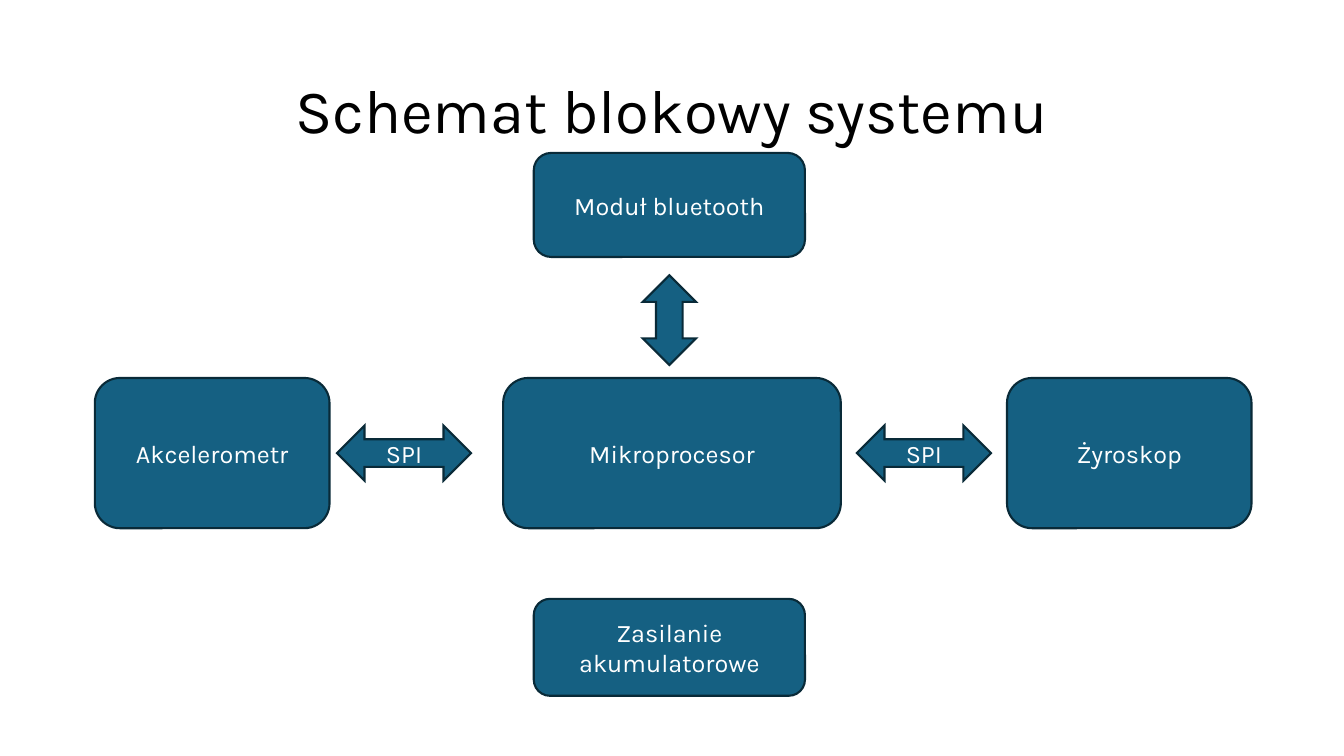
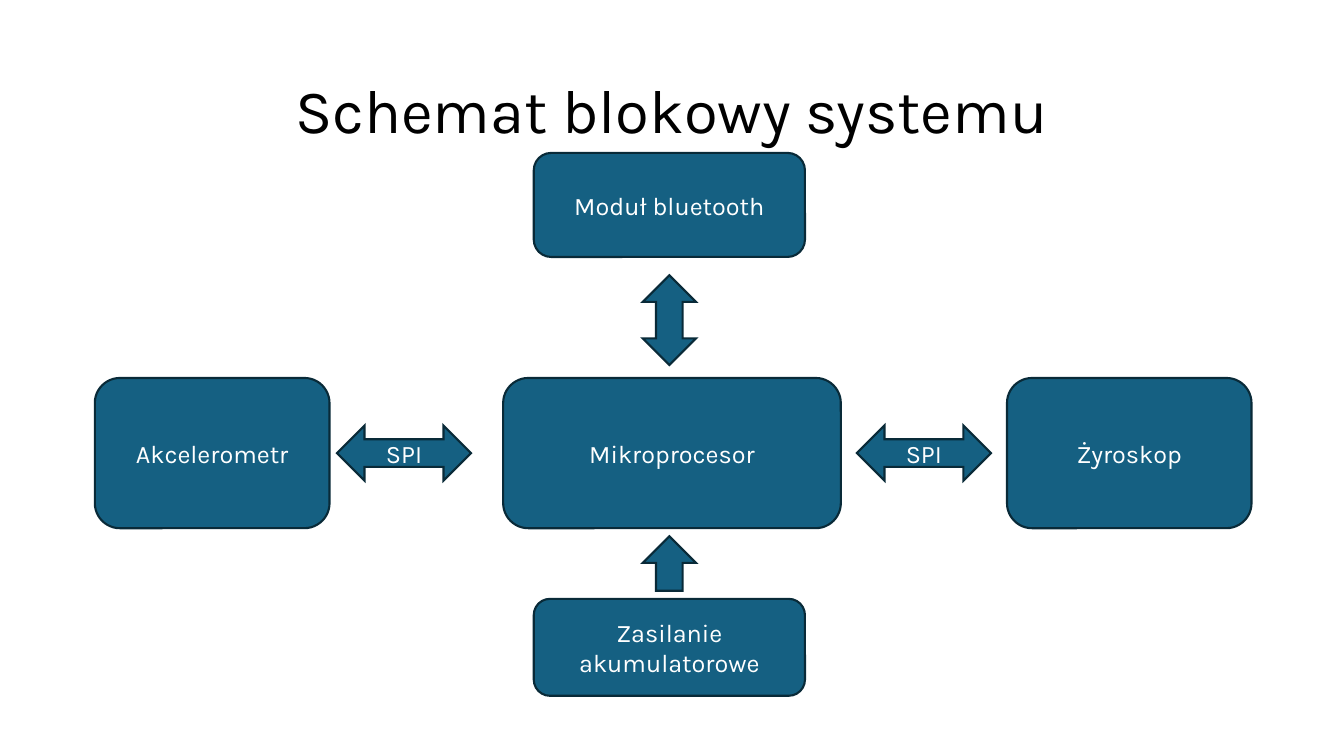
Before and after one commit to Szymek200/Smart-ball, a slide deck: slide 3 of Prezentacja/Smart-piłka_prez.pptx. Drawn at 1344x756 pixels with LibreOffice and Linux fonts; fonts in the diff are those of the drawing. Boxes give left, top, right and bottom in pixels: in the first picture for what was removed or moved away, otherwise in the second. Text is boxed around its words. In the diff, an @@ line names an element or a change of style, - is before the commit and + after.

```diff
--- a/Prezentacja/Smart-piłka_prez.pptx
+++ b/Prezentacja/Smart-piłka_prez.pptx
@@ up arrow added at bbox=[643, 536, 697, 591], fill #156082, outline #092A39 1.5 pt @@
```
Also in this commit, not shown: 4 other slides changed.
